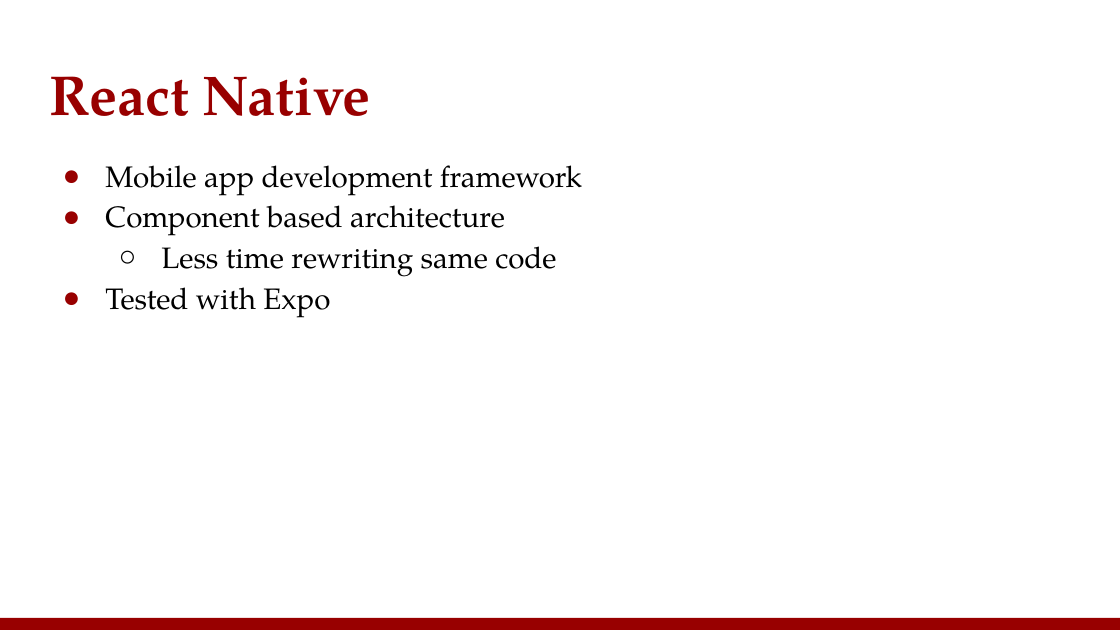
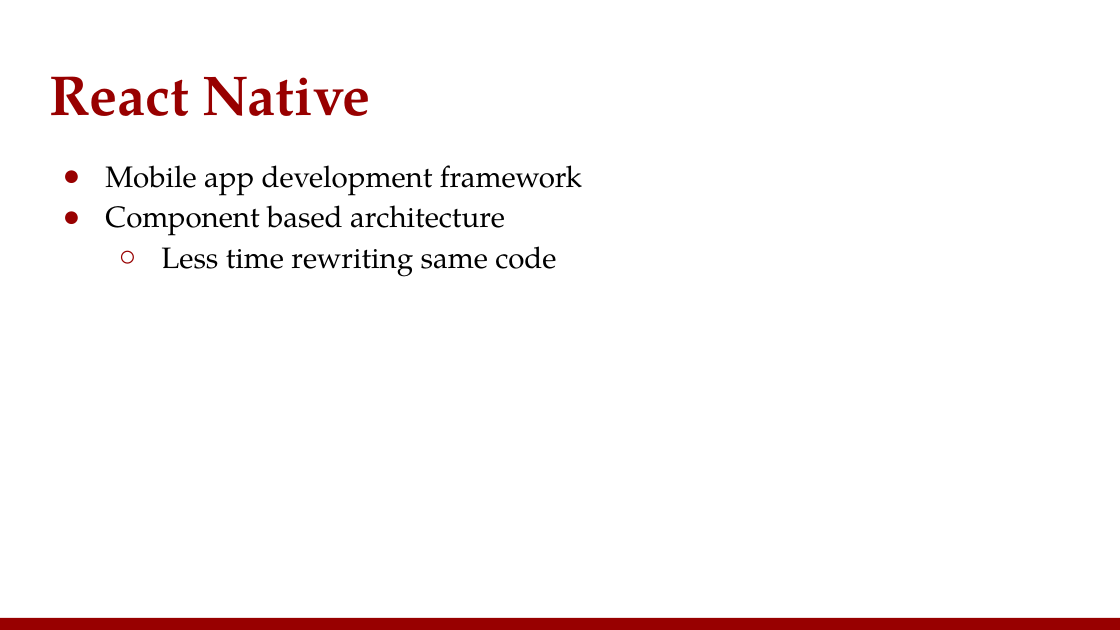
Before and after one commit to KnightBites/KnightBites-Project, a slide deck: slide 5 of KnightBites Presentation.pptx. Drawn at 1120x630 pixels with LibreOffice and Linux fonts; fonts in the diff are those of the drawing. Boxes give left, top, right and bottom in pixels: in the first picture for what was removed or moved away, otherwise in the second. Text is boxed around its words. In the diff, an @@ line names an element or a change of style, - is before the commit and + after.

```diff
--- a/KnightBites Presentation.pptx
+++ b/KnightBites Presentation.pptx
@@ text at (105,287,330,318): paragraph removed @@
-● Tested with Expo
```
Also in this commit, not shown: 5 other slides changed, 3 slides added, 4 slides removed.
